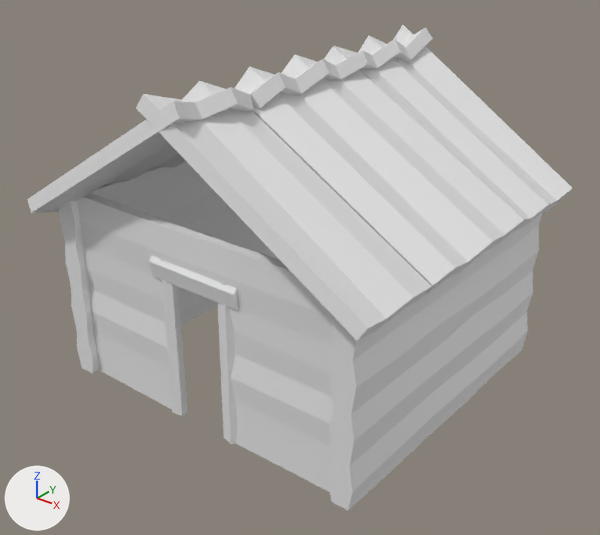
The FBX model Project Humans/Assets/polyperfect/Low Poly Ultimate Pack/M/- Meshes_M/Props_M/shack.fbx, before and after one commit.
Camera for both pictures: a 50 mm lens placed at (6.65, -8.5, 6.76), pointed at (0.08, -0.29, 1.66). Every picture has the same lights, and +X, +Y and +Z are marked at lower left. Where no turn or scale is listed for an object, it has been applied to the vertices.

Objects in the first picture: 'shack'.
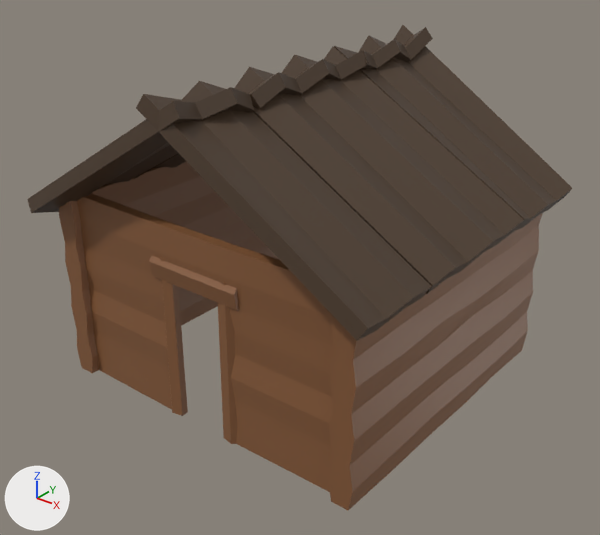
Where the newer file only moved an object's origin or applied its transform, the numbers keep the older frame.

Location of each change, (x1, y1, x2, y2) in pixels of the pictures (600 x 535 px):
part 1 of me_shack, recoloured (white to brown): (27, 25, 572, 341) in both
part 2 of me_shack, recoloured (white to brown): (59, 161, 543, 510) in both

The change in detail:
Material '9 BROWN-DARKEST' (mat_9_brown_darkest) is new.
Its base color is (0.0742, 0.0437, 0.0242) (brown #4d3b2b).
Material '11 BROWN-MEDIUM' (mat_11_brown_medium) is new.
Its base color is (0.246, 0.105, 0.0409) (brown #885b39).
me_shack has 402 vertices, 456 faces and spans x -2.82..2.79, y -2.62..2.62, z -0.04..4.58.
me_shack is used by ob_shack; location (0.0, 0.0, 0.0).
me_shack part 1: all 108 faces that had it switch from mat_28_orange (white #e7e7e7) to mat_9_brown_darkest (brown #4d3b2b).
me_shack part 2: all 348 faces that had it switch from mat_10_brown_dark (white #e7e7e7) to mat_11_brown_medium (brown #885b39).
